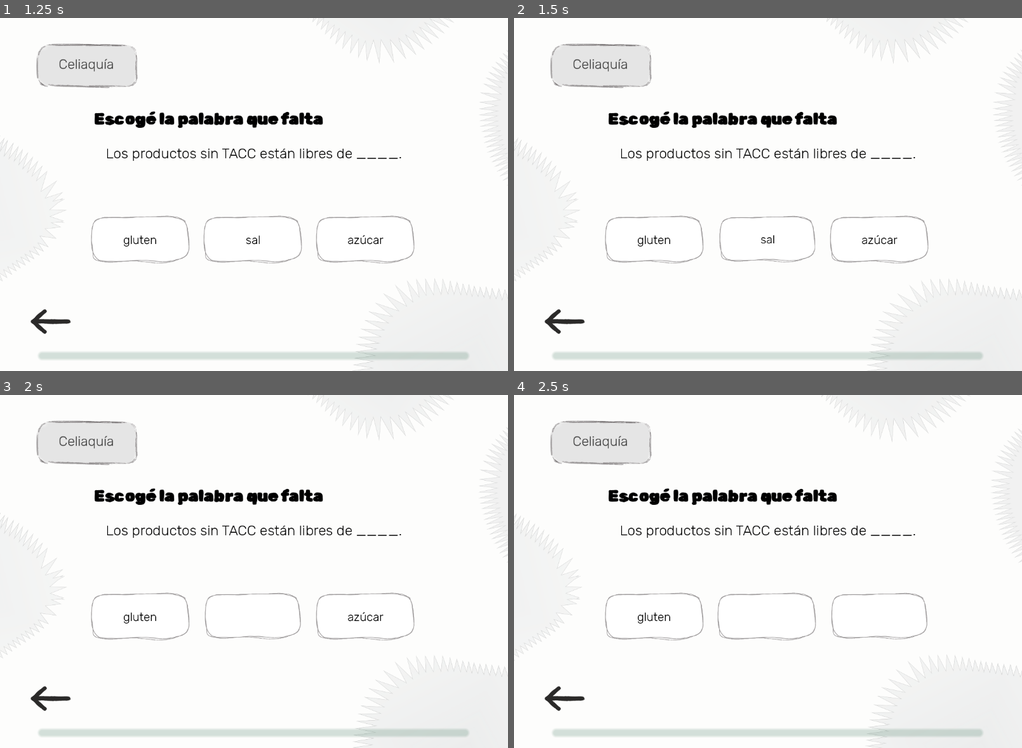
Above: before the commit, frames 1-4 (two rows, left to right).
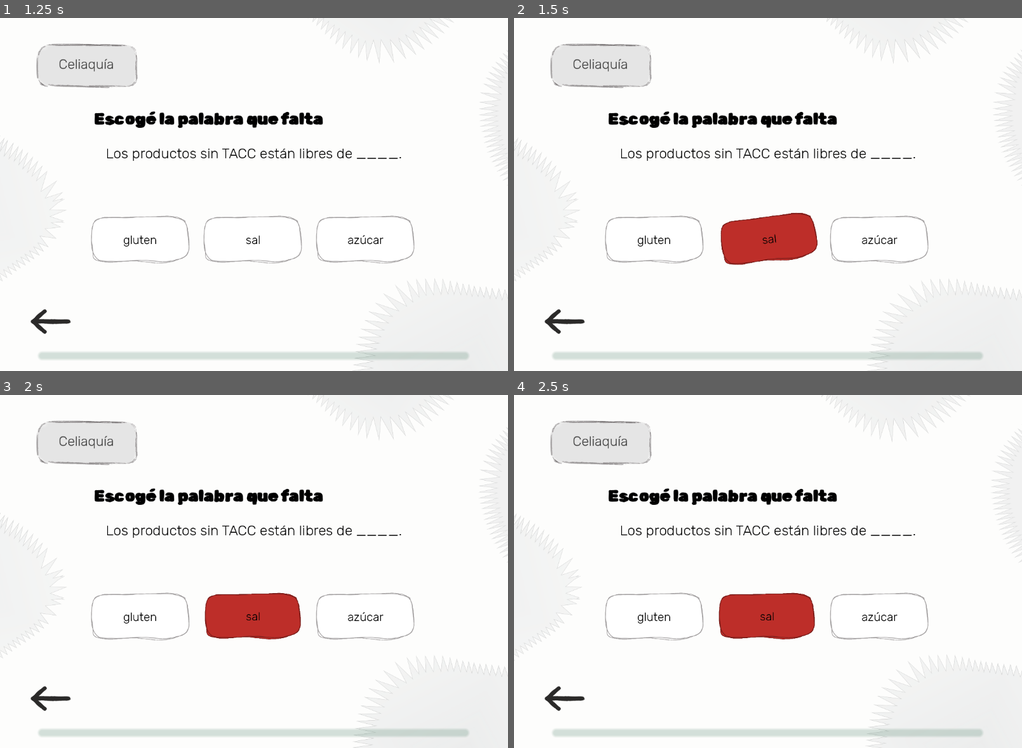
Above: after the commit, the same moments.

Repository: TTIP-e-vidente/e-vidente
Game: Godot game, scene res://completar/completar_palabra.tscn
The game is run twice, just before and just after one commit, with the same random seed, the same clock (stepped at 60 frames per second) and the same inputs. This scene is started directly instead of the project's main scene. Sound files missing from this copy of the repository are replaced by a short silence.
Inputs:
- Up to frame 1 (1.25 s): click "gluten" at 0.5 s
- Up to frame 2 (1.5 s): click "sal" at 1.25 s
- Up to frame 3 (2 s): no input
- Up to frame 4 (2.5 s): click "azúcar" at 2 s

Frame 1 is identical in both runs. In frame 2, 2.4% of the frame differs, in the area x 40-60%, y 55-70%; in frame 3, 2.3%; in frame 4, 2.7%, in the area x 40-82%, y 55-70%.

Commit message:
Agregando animacion cuando falla en completar palabra

Diff:
--- a/project/completar/completar_palabra.gd
+++ b/project/completar/completar_palabra.gd
@@ -213,7 +213,7 @@
 				btn.mouse_entered.connect(_al_entrar_raton_opcion.bind(btn))
 				btn.mouse_exited.connect(_al_salir_raton_opcion.bind(btn))
 
-			btn.modulate.a = 1.0
+			btn.modulate = Color.WHITE
 			btn.scale = Vector2.ONE
 			btn.disabled = false
 			btn.show()
@@ -357,18 +357,13 @@
 func _colocar_opcion_en_slot(option: String, btn: Button) -> void:
 	_placed.append(option)
 	btn.disabled = true
-	_asignar_texto_boton(btn, "✓ " + option)
+	_asignar_texto_boton(btn, option)
+	btn.modulate = MiPaleta.FEEDBACK_OK
 
 	if ENABLE_BUTTON_HOVER:
 		_animar_escala_boton(btn, OPTION_CORRECT_SCALE)
 		var t := create_tween()
 		t.tween_property(btn, "scale", Vector2.ONE, 0.2).set_delay(0.15)
-
-	var texto_label = btn.get_node_or_null("TextoOpcion")
-	if texto_label != null:
-		texto_label.add_theme_color_override("font_color", COLOR_PLACED)
-	else:
-		btn.add_theme_color_override("font_color", COLOR_PLACED)
 
 	_renderizar_frase_directa()
 
@@ -384,42 +379,25 @@
 
 func _devolver_opcion_al_origen(btn: Button) -> void:
 	_interaction_locked = true
+	btn.modulate = MiPaleta.FEEDBACK_ERROR
 
 	var tween := create_tween()
-	tween.set_trans(Tween.TRANS_SINE)
-	tween.set_ease(Tween.EASE_IN_OUT)
-
-	var original_x: float = btn.position.x
-	tween.tween_property(btn, "position:x", original_x - WRONG_SHAKE_DISTANCE, WRONG_SHAKE_STEP)
-	tween.tween_property(btn, "position:x", original_x + WRONG_SHAKE_DISTANCE, WRONG_SHAKE_STEP)
-	tween.tween_property(
-		btn,
-		"position:x",
-		original_x - (WRONG_SHAKE_DISTANCE / 2.0),
-		WRONG_SHAKE_STEP
-	)
-	tween.tween_property(
-		btn,
-		"position:x",
-		original_x + (WRONG_SHAKE_DISTANCE / 2.0),
-		WRONG_SHAKE_STEP
-	)
-	tween.tween_property(btn, "position:x", original_x, WRONG_SHAKE_STEP)
+	var base_rotation := btn.rotation_degrees
+	for _i in 5:
+		tween.tween_property(btn, "rotation_degrees", base_rotation + 8, 0.03)
+		tween.tween_property(btn, "rotation_degrees", base_rotation - 8, 0.03)
+	tween.tween_property(btn, "rotation_degrees", base_rotation, 0.05)
 
 	await tween.finished
+	await get_tree().create_timer(0.45).timeout
 	_restablecer_estado_opcion(btn)
 
 func _restablecer_estado_opcion(btn: Button) -> void:
 	btn.disabled = false
+	# modulate se mantiene en FEEDBACK_ERROR para indicar que esta opción fue incorrecta.
+	# Se limpiará al iniciar el siguiente ejercicio en _preparar_botones_opciones.
 	var orig_text = str(btn.get_meta("original_text", btn.text))
 	_asignar_texto_boton(btn, orig_text)
-
-	var texto_label = btn.get_node_or_null("TextoOpcion")
-	if texto_label != null:
-		texto_label.remove_theme_color_override("font_color")
-	else:
-		btn.remove_theme_color_override("font_color")
-
 	_interaction_locked = false
 
 func _renderizar_frase_directa() -> void:
